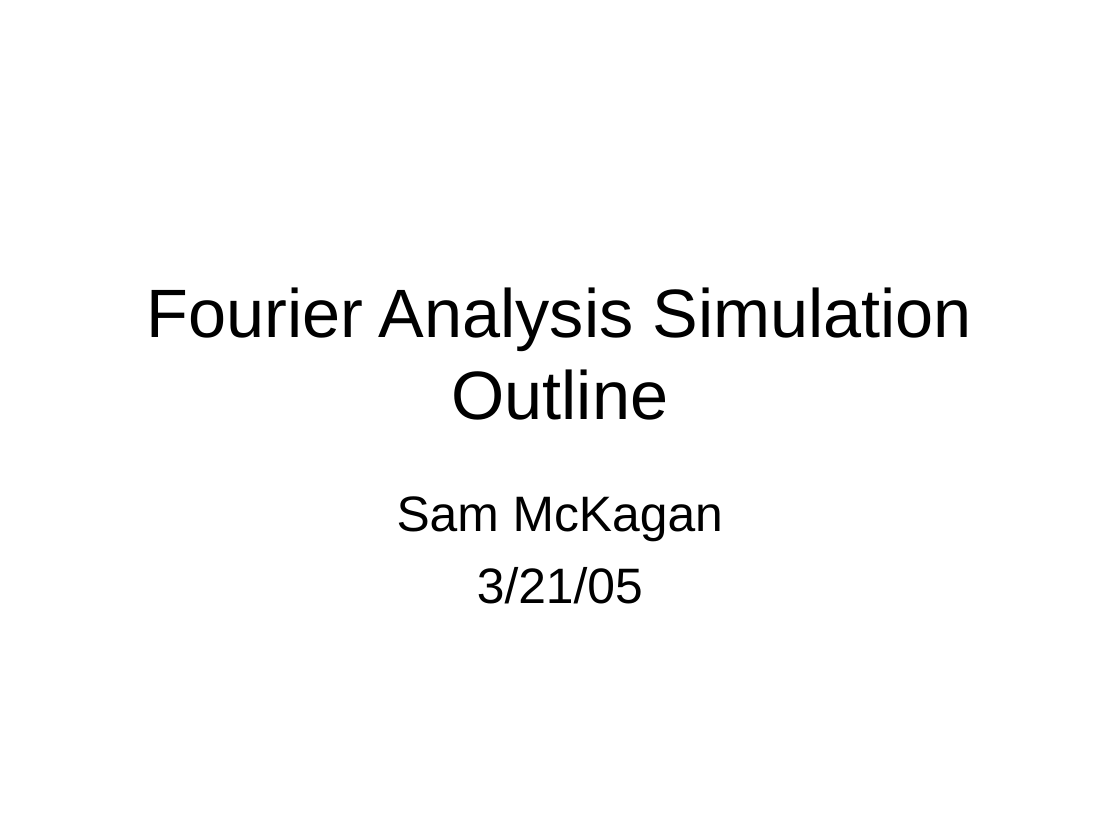
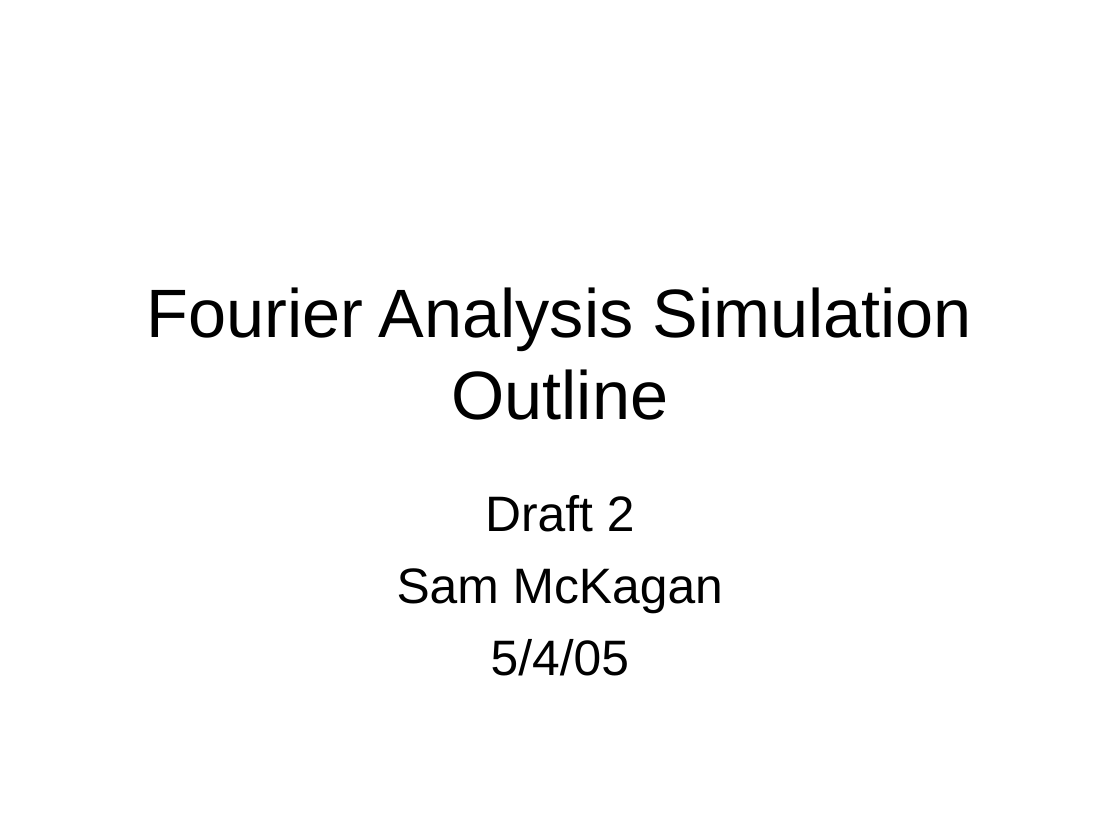
Before and after one commit to azharawaw/sim, a slide deck: slide 1 of trunk/fourier/doc/Fourier_Design_Outline.ppt. Drawn at 1120x840 pixels with LibreOffice and Linux fonts; fonts in the diff are those of the drawing. Boxes give left, top, right and bottom in pixels: in the first picture for what was removed or moved away, otherwise in the second. Text is boxed around its words. In the diff, an @@ line names an element or a change of style, - is before the commit and + after.

Commit message:
updated design from Sam McKagan, based on 5/4/2005 input from Fourier team

```diff
--- a/trunk/fourier/doc/Fourier_Design_Outline.ppt
+++ b/trunk/fourier/doc/Fourier_Design_Outline.ppt
@@ subtitle at (485,495,635,532): paragraph added @@
+Draft 2
@@ subtitle at (491,639,629,676): text changed @@
-3/21/05
+5/4/05
```
Also in this commit, not shown: 10 other slides changed, 16 slides added, 6 slides removed.
